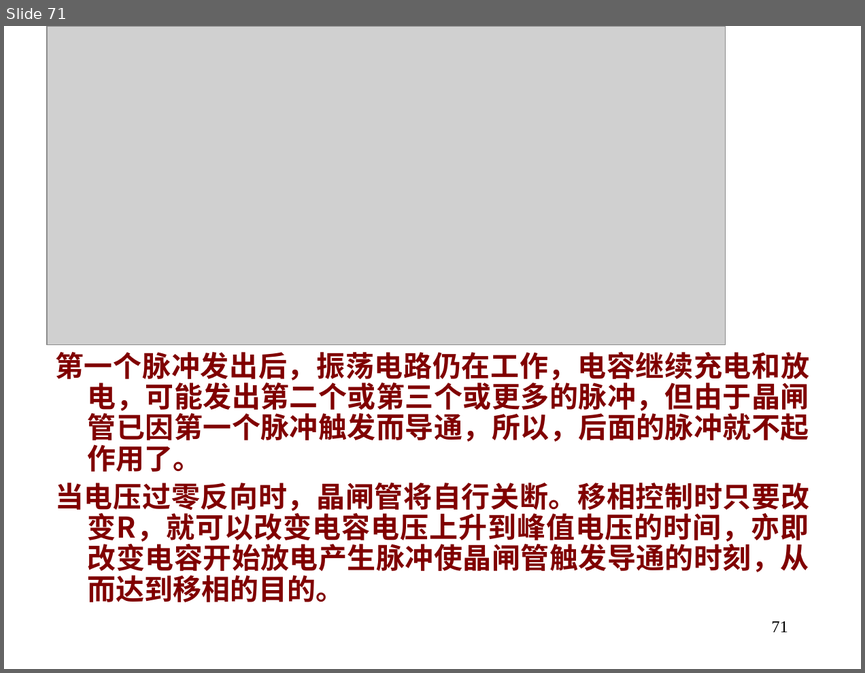
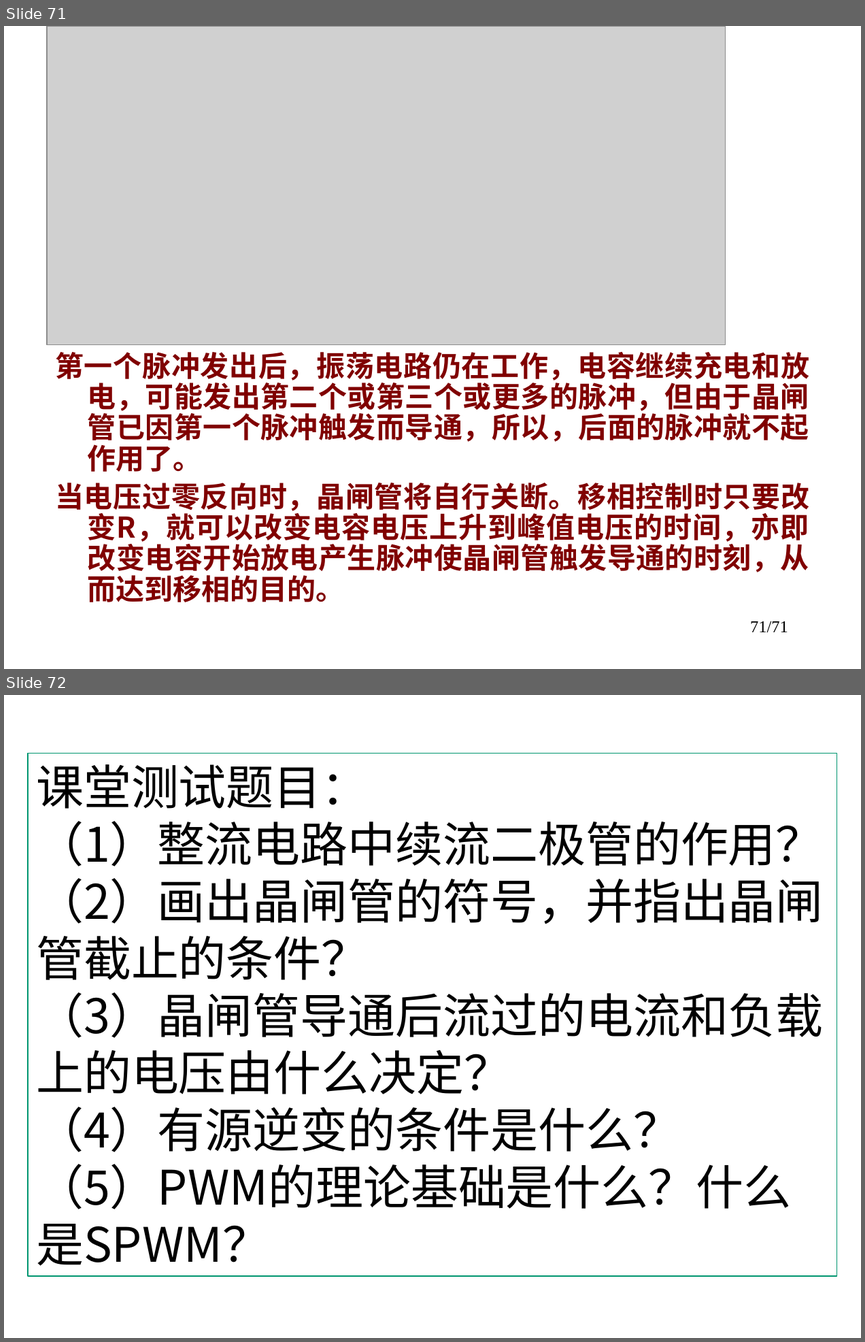
Before and after one commit to origin2007/mechatronic_transmission_control, a slide deck: 课件/机电传动控制10-晶闸管.ppt. Shown one above the other, each under a label of ours: slide 71 before the commit, slides 71 and 72 after it. The pictures are 865x673 and 865x1342 pixels, drawn with LibreOffice and Linux fonts; fonts in the diff are those of the drawing; grey boxes stand for pictures. Boxes give left, top, right and bottom in pixels: in the first picture for what was removed or moved away, otherwise in the second. Text is boxed around its words. In the diff, an @@ line names an element or a change of style, - is before the commit and + after.

Commit message:
修改了晶闸管那一章的PPT

```diff
--- a/课件/机电传动控制10-晶闸管.ppt
+++ b/课件/机电传动控制10-晶闸管.ppt
@@ slide 72 added at box(4, 695, 861, 1338), background #FFFFFF @@
@@ rectangle added at box(28, 753, 837, 1276), outline #00956F 0.99 pt, 40 pt, text #000000 @@
+课堂测试题目：
+（1）整流电路中续流二极管的作用？
+（2）画出晶闸管的符号，并指出晶闸管截止的条件？
+（3）晶闸管导通后流过的电流和负载上的电压由什么决定？
+（4）有源逆变的条件是什么？
+（5）PWM的理论基础是什么？什么是SPWM？
@@ page number at box(750, 621, 788, 633): text changed @@
-71
+71/71
```
Also in this commit, not shown: 34 slides changed.
